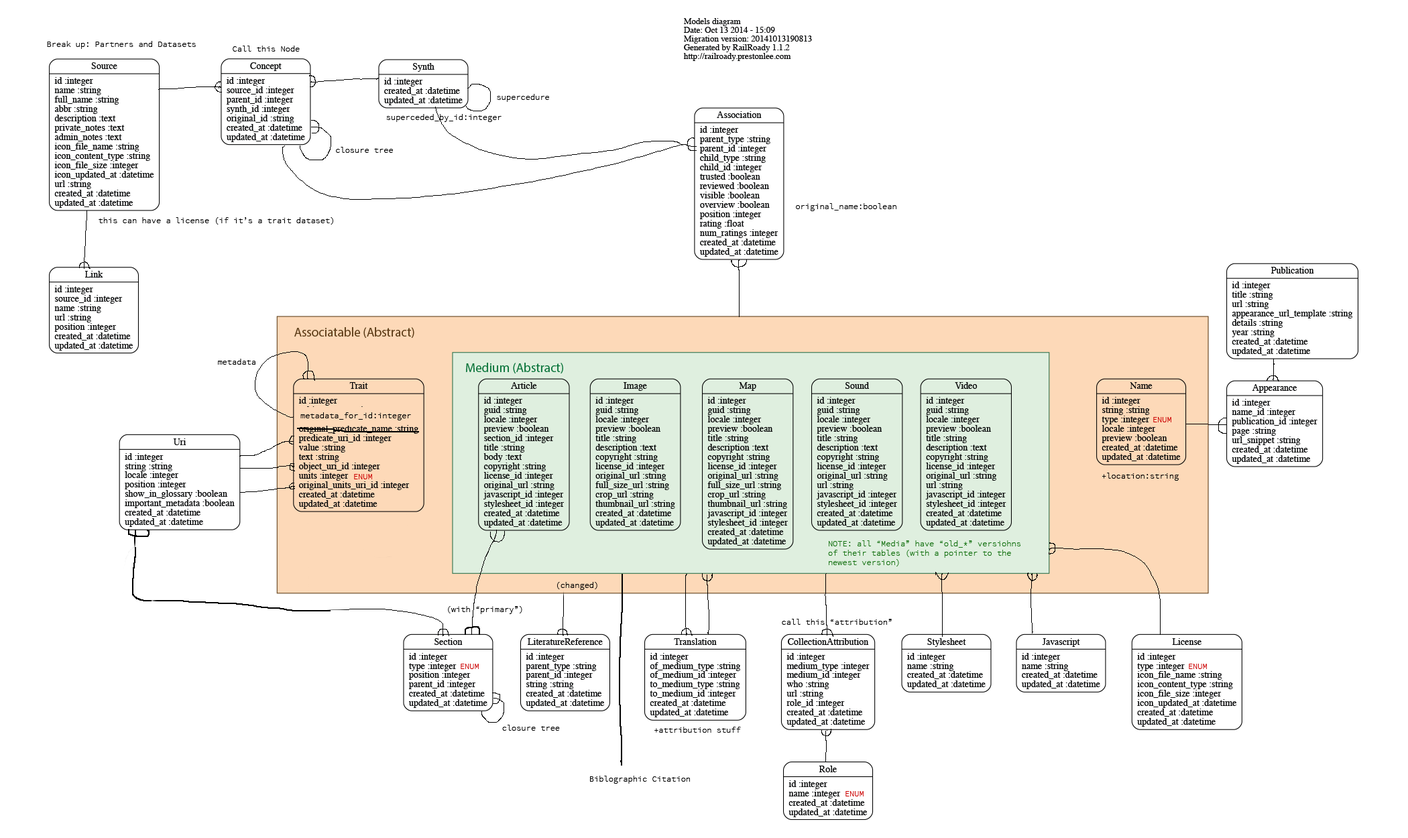
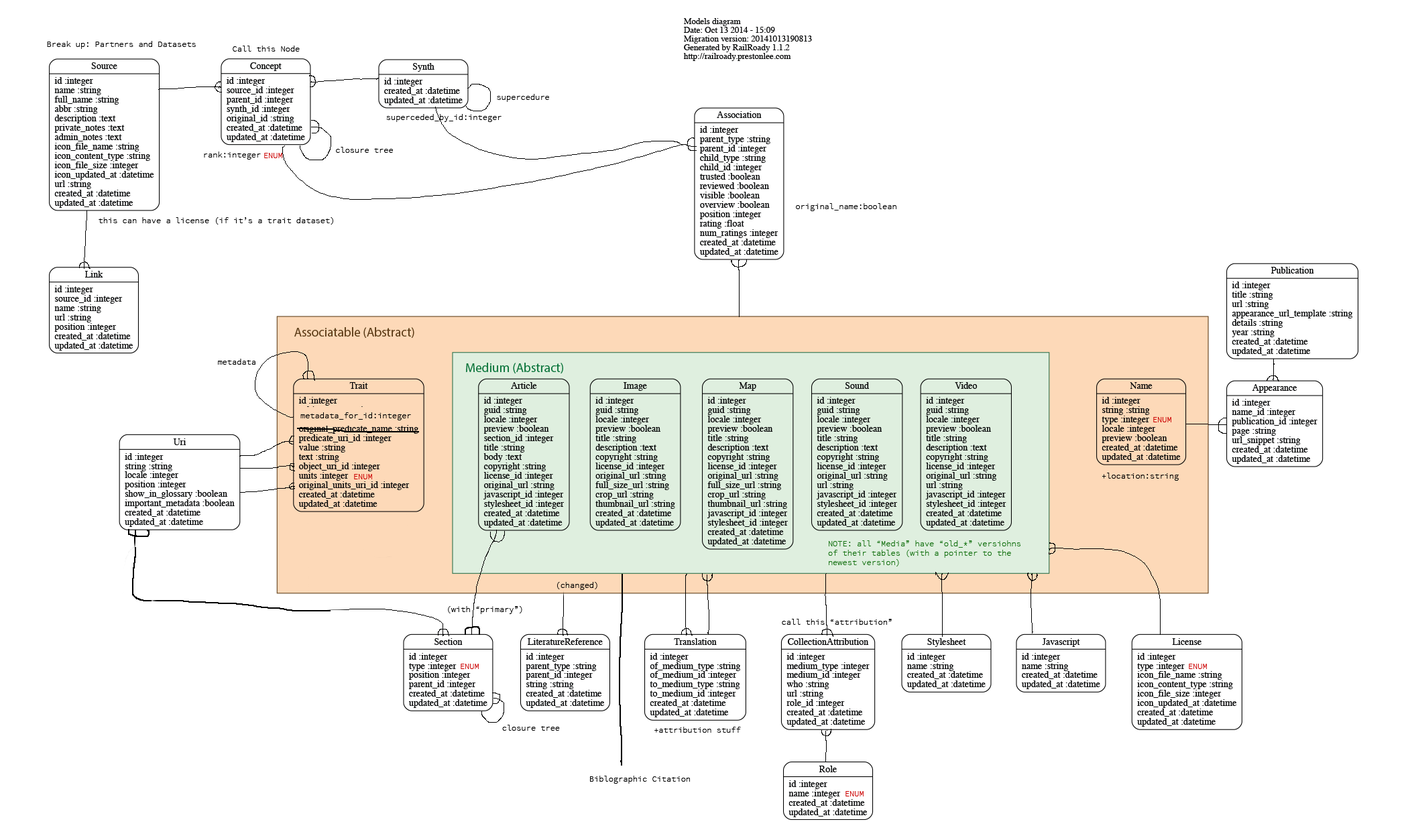
Revision of a layered 1408px x 838px image; what changed, layer by layer:
added layer "ENUM copy 5" above "ENUM copy" over box(264, 152, 283, 159)
added layer "rank:integer" above "original_name:boolean" over box(203, 151, 261, 160)
